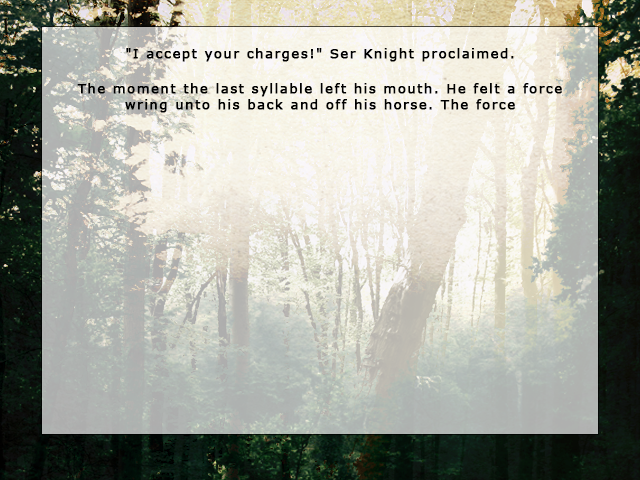
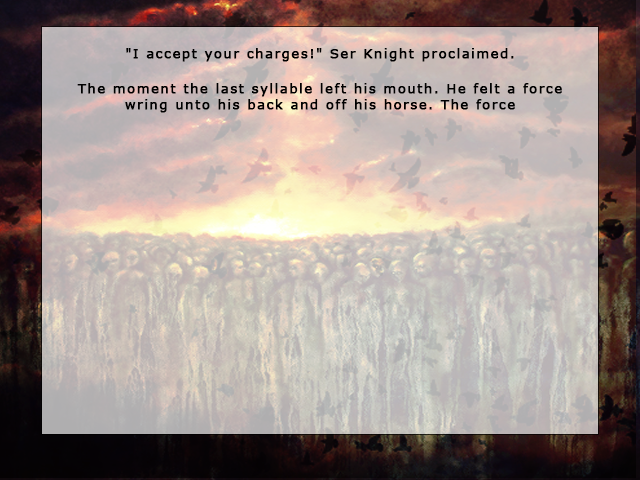
Two versions of the same layered image (640x480). Layer-by-layer changes:
removed layer "Layer 3" (was pin light, 94%) from group "Group 1" over [0, 0, 640, 480]
"Layer 2": opacity 100% → 70%, blend normal → soft light, painted on it over [0, 0, 640, 480]
painted on "Layer 1" over [0, 0, 640, 480]
